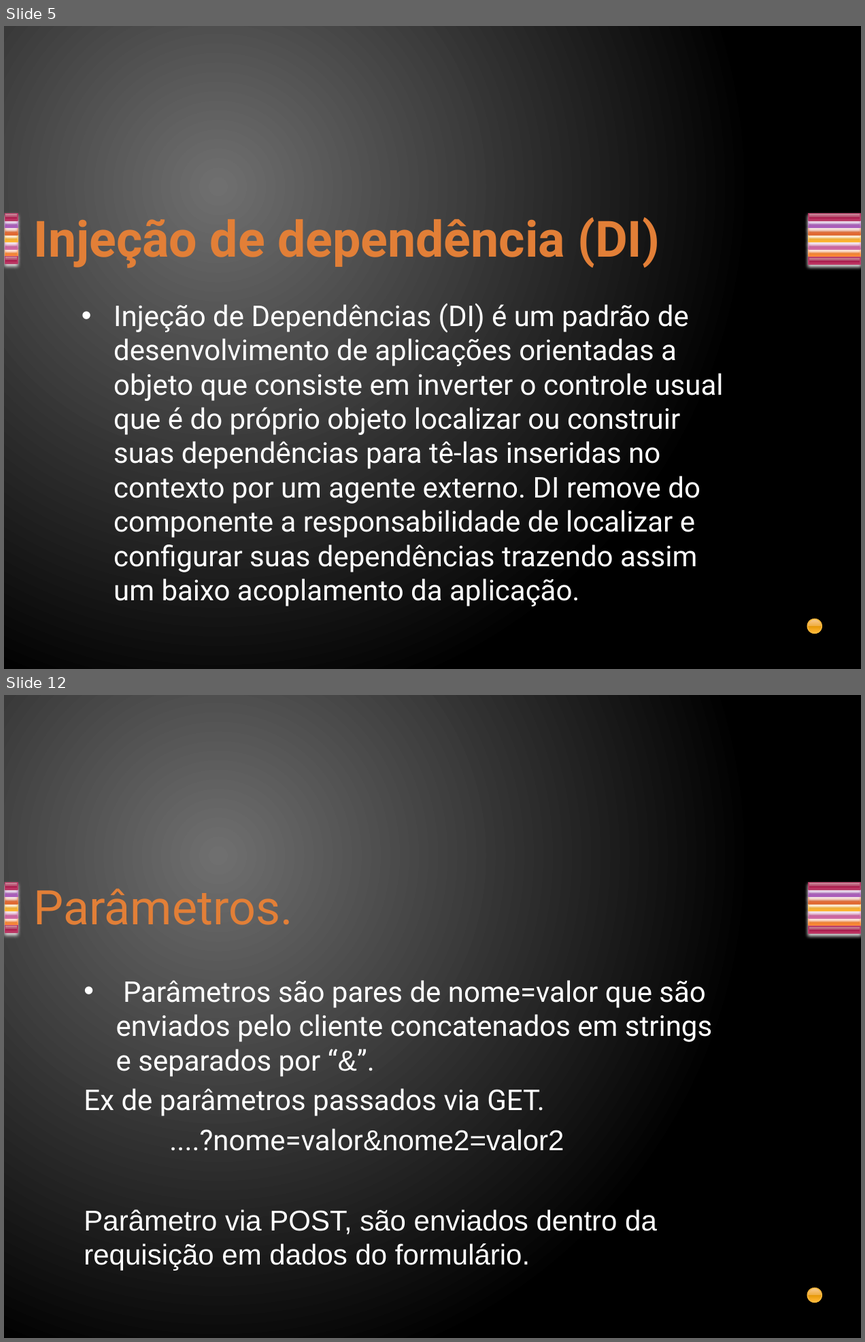
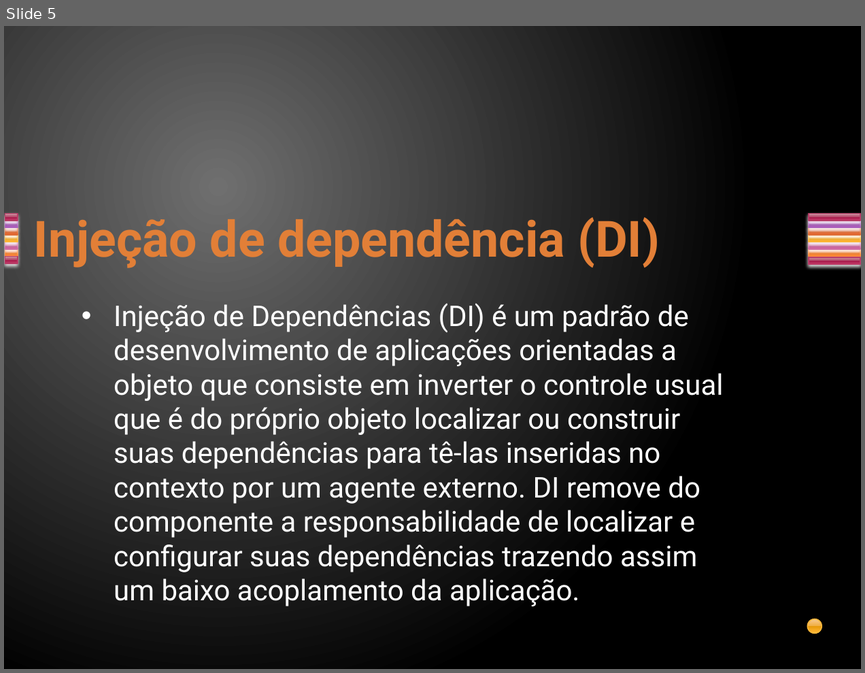
Before and after one commit to davirj9/javaAvancado, a slide deck: AulasAvancado/src/main/resources/br/com/3- CDI/CDI.pptx. Shown one above the other, each under a label of ours: slides 5 and 12 before the commit, slide 5 after it; the slides between them are not shown. The pictures are 865x1342 and 865x673 pixels, drawn with LibreOffice and Linux fonts; fonts in the diff are those of the drawing. Boxes give left, top, right and bottom in pixels: in the first picture for what was removed or moved away, otherwise in the second. Text is boxed around its words. In the diff, an @@ line names an element or a change of style, - is before the commit and + after.

```diff
--- a/AulasAvancado/src/main/resources/br/com/3- CDI/CDI.pptx
+++ b/AulasAvancado/src/main/resources/br/com/3- CDI/CDI.pptx
@@ slide 12 removed at [4, 695, 861, 1338], background gradient #707070 to #000000; not listed: 15 template elements that a slide beside it also shows @@
@@ title removed at [34, 888, 293, 925] @@
-Parâmetros.
@@ text removed at [84, 980, 712, 1270] @@
-• Parâmetros são pares de nome=valor que são enviados pelo cliente concatenados em strings e separados por “&”.
-Ex de parâmetros passados via GET.
-....?nome=valor&nome2=valor2
-Parâmetro via POST, são enviados dentro da requisição em dados do formulário.
```
Also in this commit, not shown: 1 slide changed, 4 slides added, 15 other slides removed.
